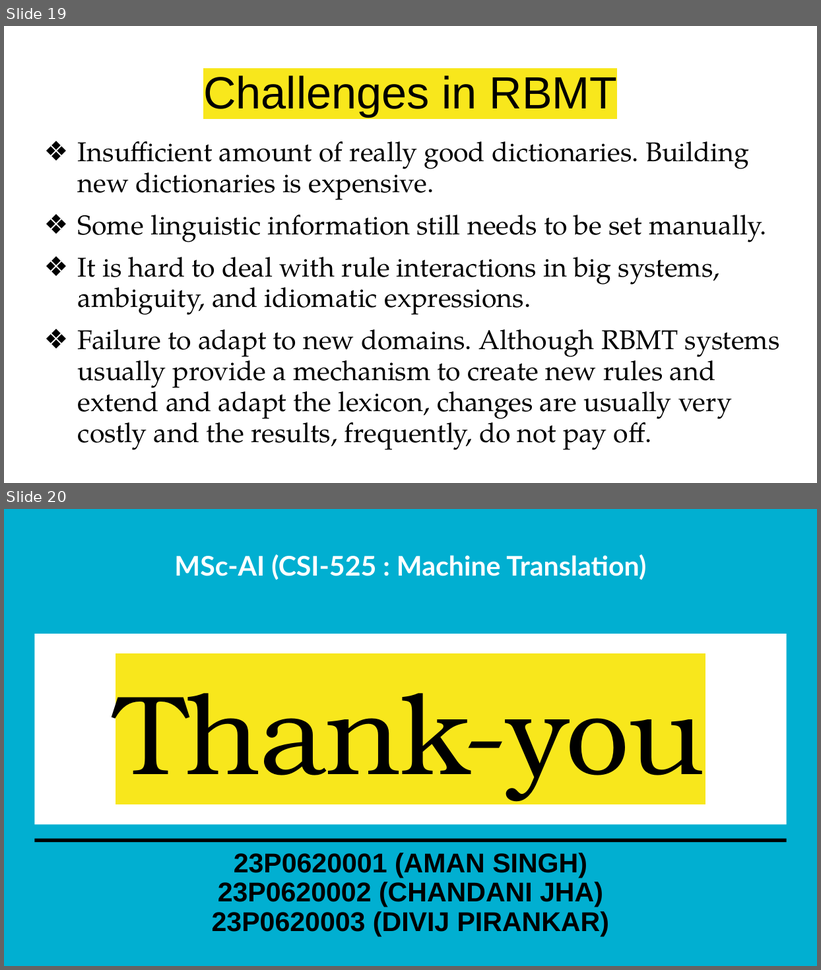
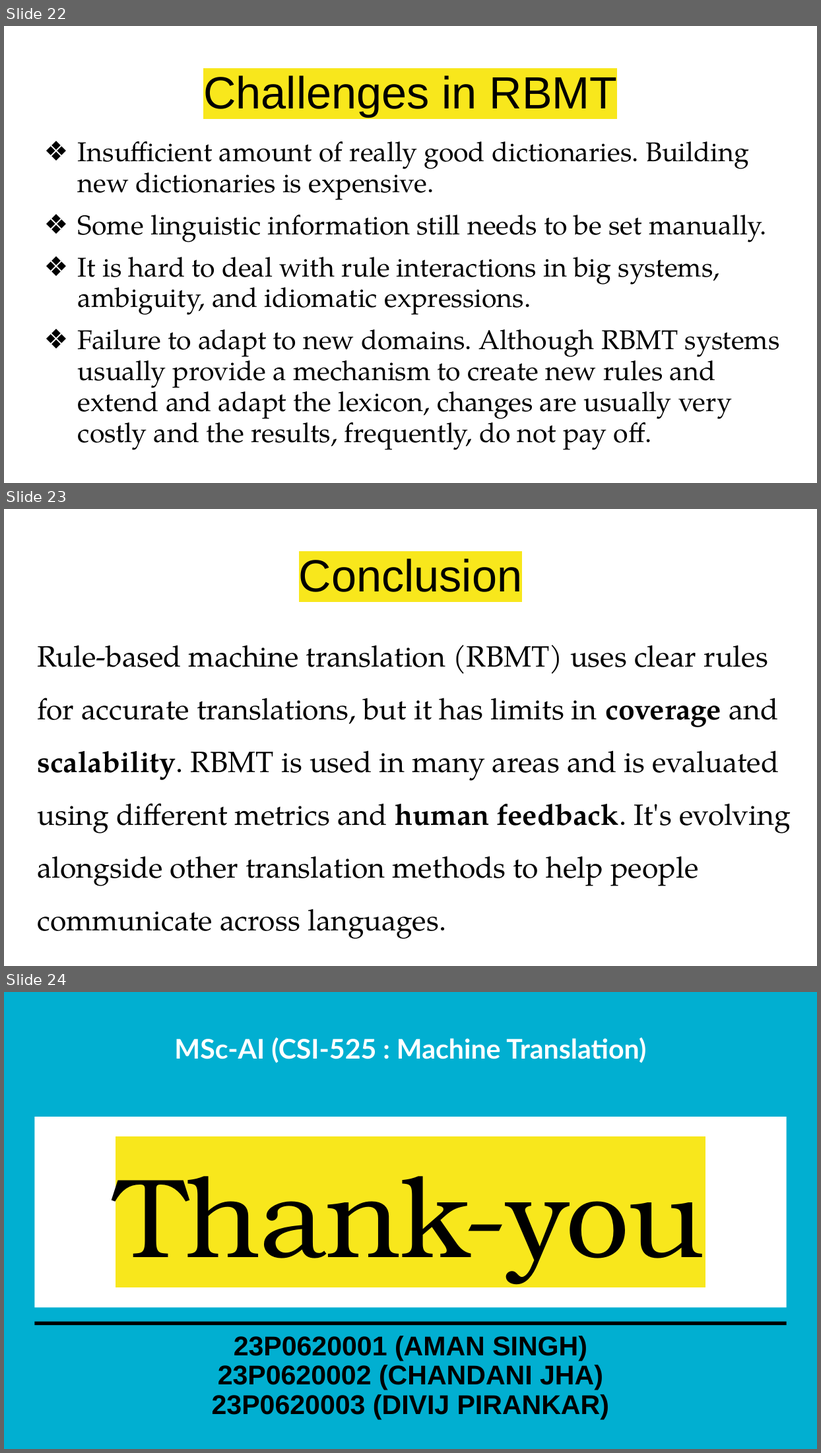
Before and after one commit to ChAnDaNiJ/Machine_Translation, a slide deck: RBMT_Introduction.pptx. Shown one above the other, each under a label of ours: slides 19 and 20 before the commit, slides 22, 23 and 24 after it. The pictures are 821x970 and 821x1453 pixels, drawn with LibreOffice and Linux fonts; fonts in the diff are those of the drawing. Boxes give left, top, right and bottom in pixels: in the first picture for what was removed or moved away, otherwise in the second. Text is boxed around its words. In the diff, an @@ line names an element or a change of style, - is before the commit and + after.

Commit message:
Add files via upload
Rule-Based Machine Translation(RBMT), uses strict rules to change words from one language to another, helping computers translate languages accurately.

```diff
--- a/RBMT_Introduction.pptx
+++ b/RBMT_Introduction.pptx
@@ slide 23 added at (4, 509, 817, 966), background #FFFFFF @@
@@ title added at (299, 559, 522, 592), 40 pt, text #000000 @@
+Conclusion
@@ text added at (37, 645, 791, 939), 26 pt, text #000000 @@
+Rule-based machine translation (RBMT) uses clear rules for accurate translations, but it has limits in coverage and scalability. RBMT is used in many areas and is evaluated using different metrics and human feedback. It's evolving alongside other translation methods to help people communicate across languages.
@@ what was slide 19 is now slide 22 @@
@@ what was slide 20 is now slide 24 @@
```
Also in this commit, not shown: 1 slide changed, 3 other slides added.
